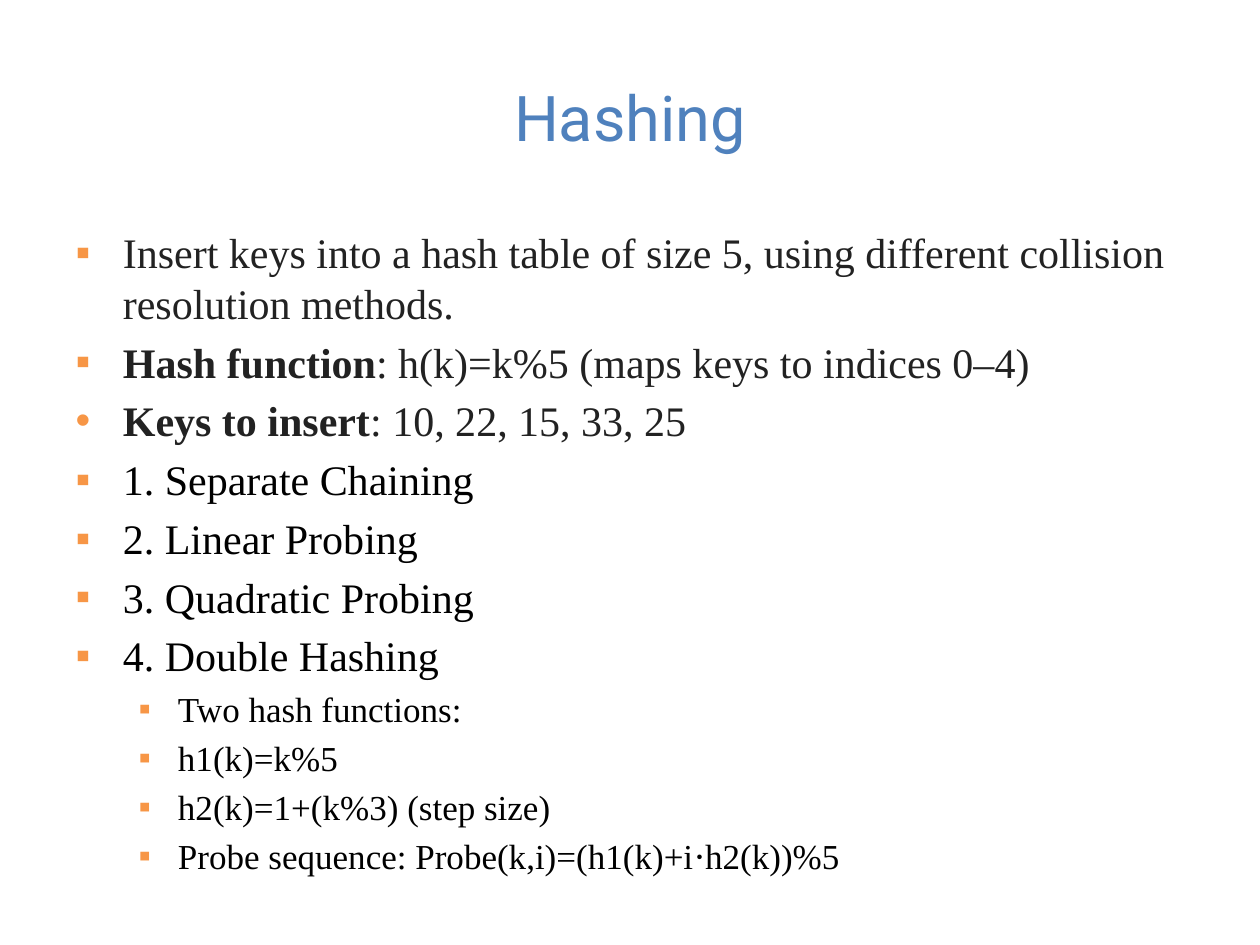
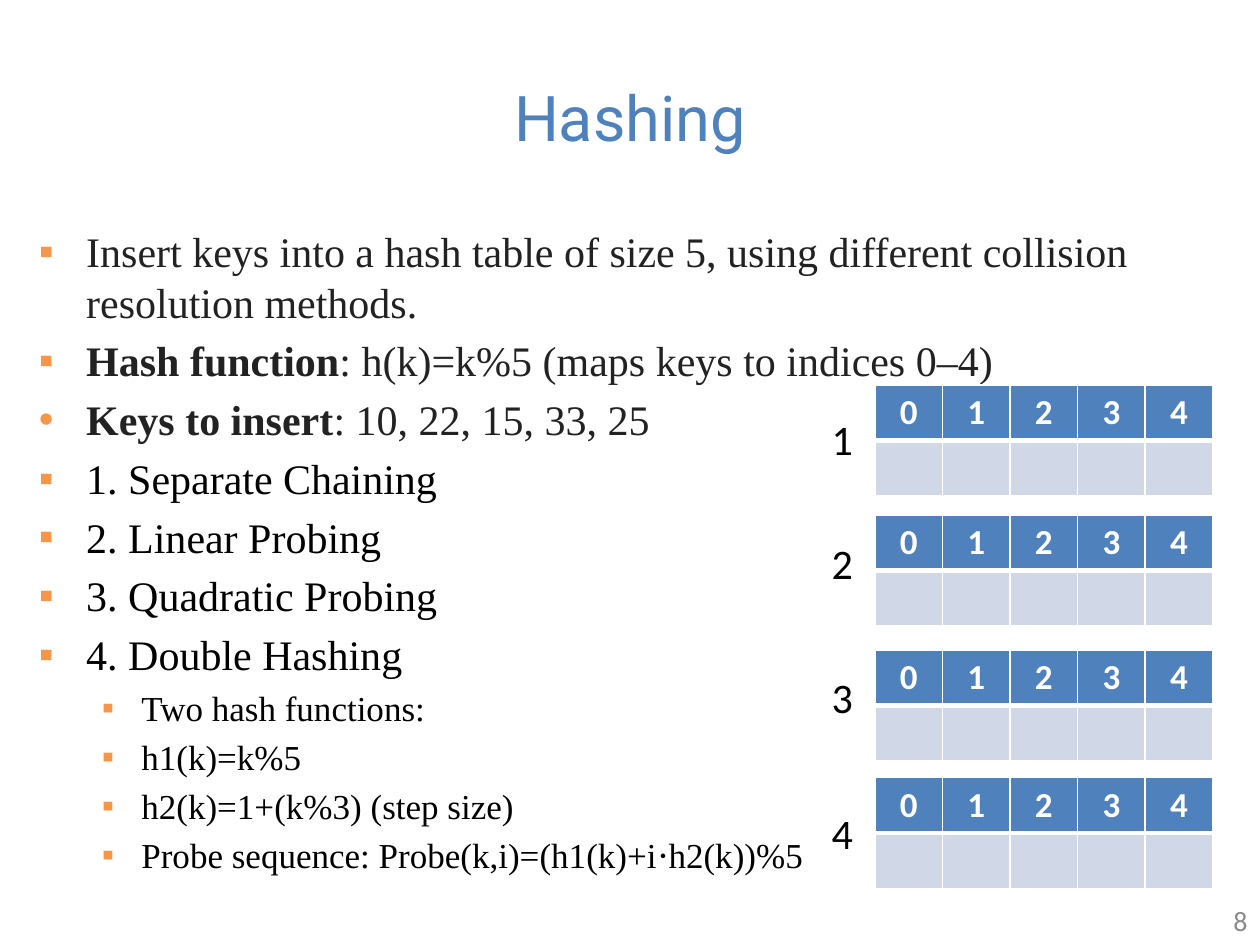
Before and after one commit to guhofstra/CSC111Fa25, a slide deck: slide 8 of PPTs/Lecture 7-hash table exercises ANS.pptx (slide 7 before the commit). Drawn at 1260x945 pixels with LibreOffice and Linux fonts; fonts in the diff are those of the drawing. Boxes give left, top, right and bottom in pixels: in the first picture for what was removed or moved away, otherwise in the second. Text is boxed around its words. In the diff, an @@ line names an element or a change of style, - is before the commit and + after.

```diff
--- a/PPTs/Lecture 7-hash table exercises ANS.pptx
+++ b/PPTs/Lecture 7-hash table exercises ANS.pptx
@@ text "Insert keys into a hash ...": place and size @@
-text "Insert keys into a hash ..." at (123, 238, 1165, 876)
+text "Insert keys into a hash ..." at (86, 237, 1128, 875)
@@ table added at (874, 384, 1215, 494), 2 rows, 5 columns @@
+0 | 1 | 2 | 3 | 4
+ |  |  |  | 
@@ text added at (832, 428, 853, 455), 24 pt, text #000000 @@
+1
@@ table added at (874, 515, 1215, 625), 2 rows, 5 columns @@
+0 | 1 | 2 | 3 | 4
+ |  |  |  | 
@@ text added at (832, 551, 853, 579), 24 pt, text #000000 @@
+2
@@ table added at (874, 650, 1215, 760), 2 rows, 5 columns @@
+0 | 1 | 2 | 3 | 4
+ |  |  |  | 
@@ text added at (832, 685, 853, 714), 24 pt, text #000000 @@
+3
@@ table added at (874, 777, 1215, 887), 2 rows, 5 columns @@
+0 | 1 | 2 | 3 | 4
+ |  |  |  | 
@@ text added at (832, 822, 853, 849), 24 pt, text #000000 @@
+4
@@ page number added at (1233, 912, 1247, 931), 16 pt, text #8C8C8C @@
+8
```
Also in this commit, not shown: 8 other slides changed, 2 slides added, 1 slide removed, 18 other files.
